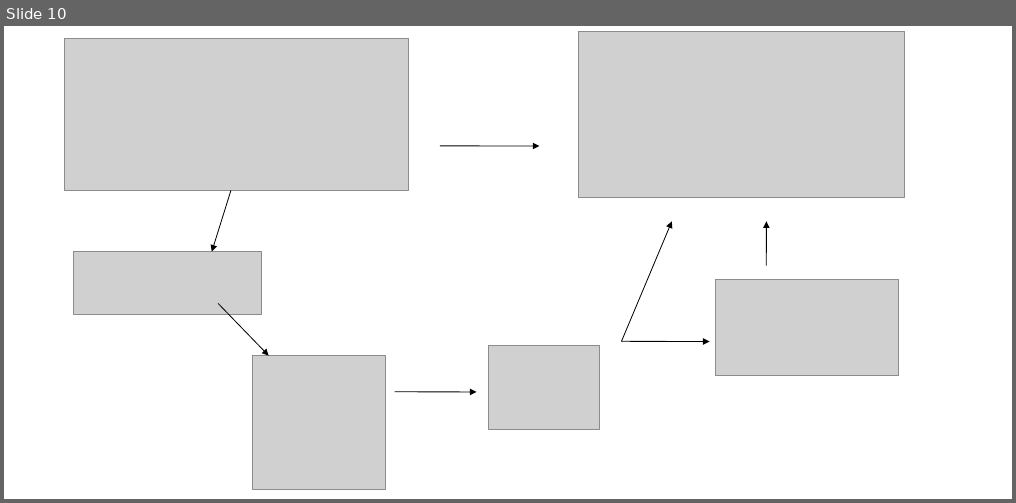
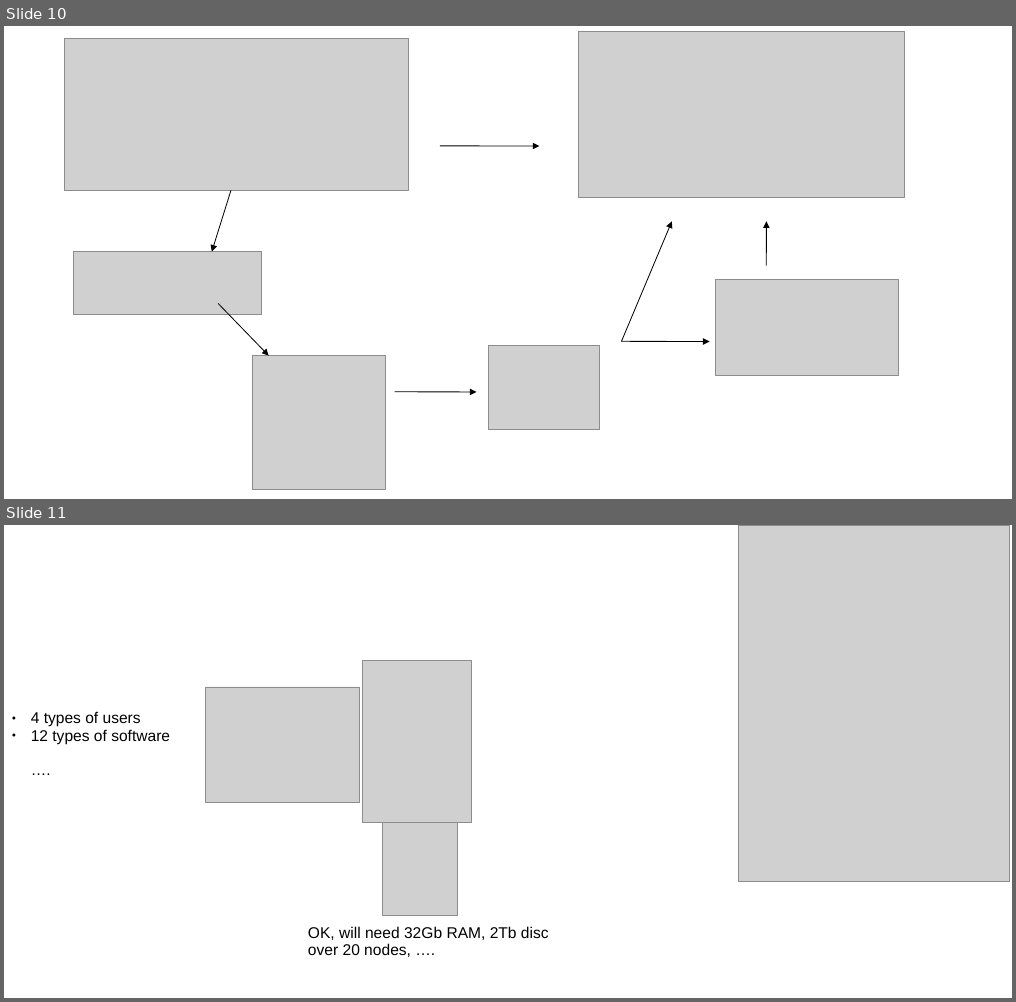
Before and after one commit to denisexifaras/presentations, a slide deck: Big_data_is_sexy.ppt. Shown one above the other, each under a label of ours: slide 10 before the commit, slides 10 and 11 after it. The pictures are 1016x503 and 1016x1002 pixels, drawn with LibreOffice and Linux fonts; fonts in the diff are those of the drawing; grey boxes stand for pictures. Boxes give left, top, right and bottom in pixels: in the first picture for what was removed or moved away, otherwise in the second. Text is boxed around its words. In the diff, an @@ line names an element or a change of style, - is before the commit and + after.

```diff
--- a/Big_data_is_sexy.ppt
+++ b/Big_data_is_sexy.ppt
@@ slide 11 added at <box>4,525,1012,998</box>, background #FFFFFF @@
@@ picture added at <box>738,525,1010,880</box> @@
@@ picture added at <box>362,660,471,823</box> @@
@@ picture added at <box>206,687,360,802</box> @@
@@ text added at <box>31,711,170,744</box>, 14 pt, text #000000 @@
+● 4 types of users
+● 12 types of software
+  ….
@@ picture added at <box>382,815,457,915</box> @@
@@ text added at <box>308,926,549,957</box>, 14 pt, text #000000 @@
+OK, will need 32Gb RAM, 2Tb disc over 20 nodes, ….
```
Also in this commit, not shown: 5 other slides added, 1 slide removed, 15 other files.
